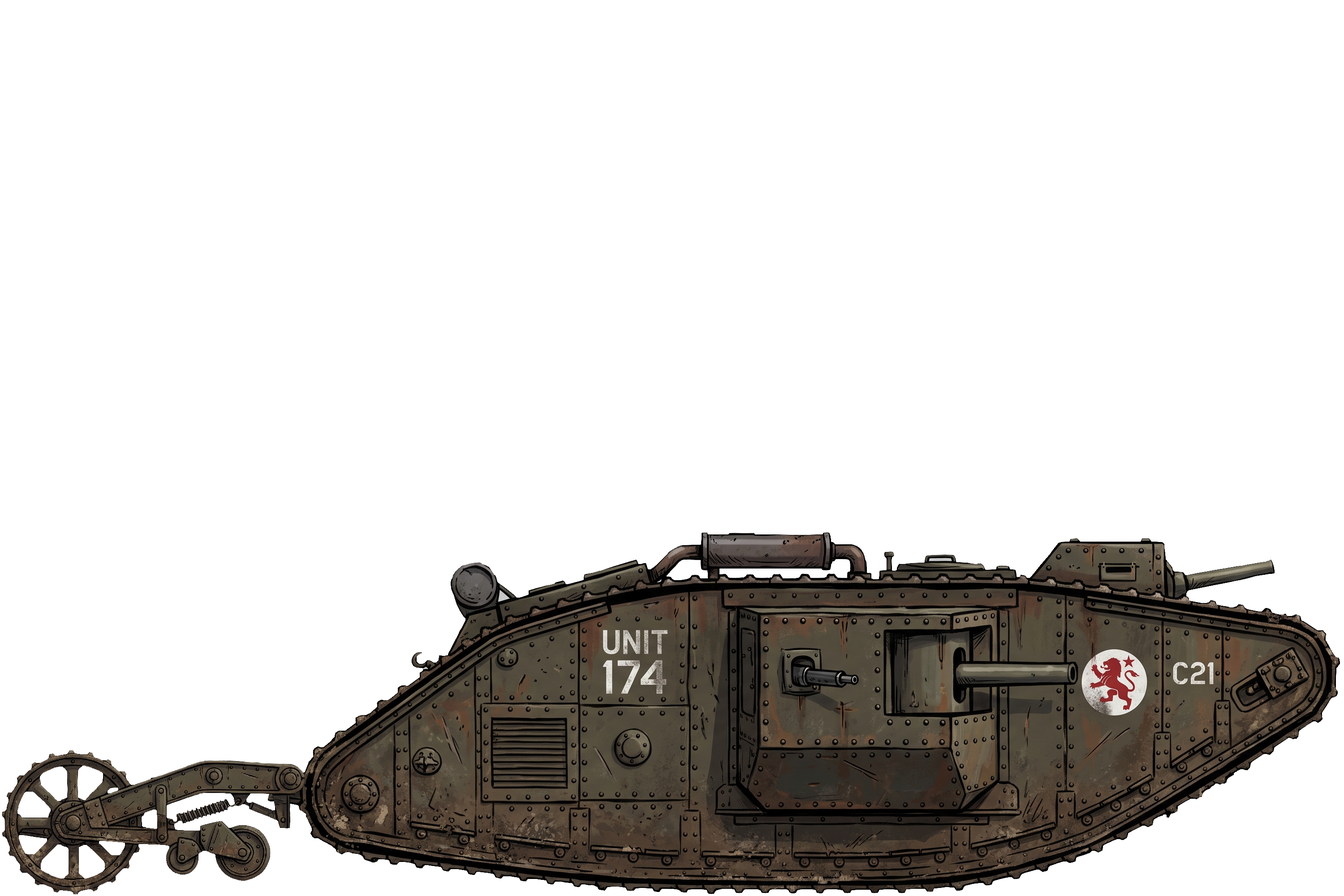
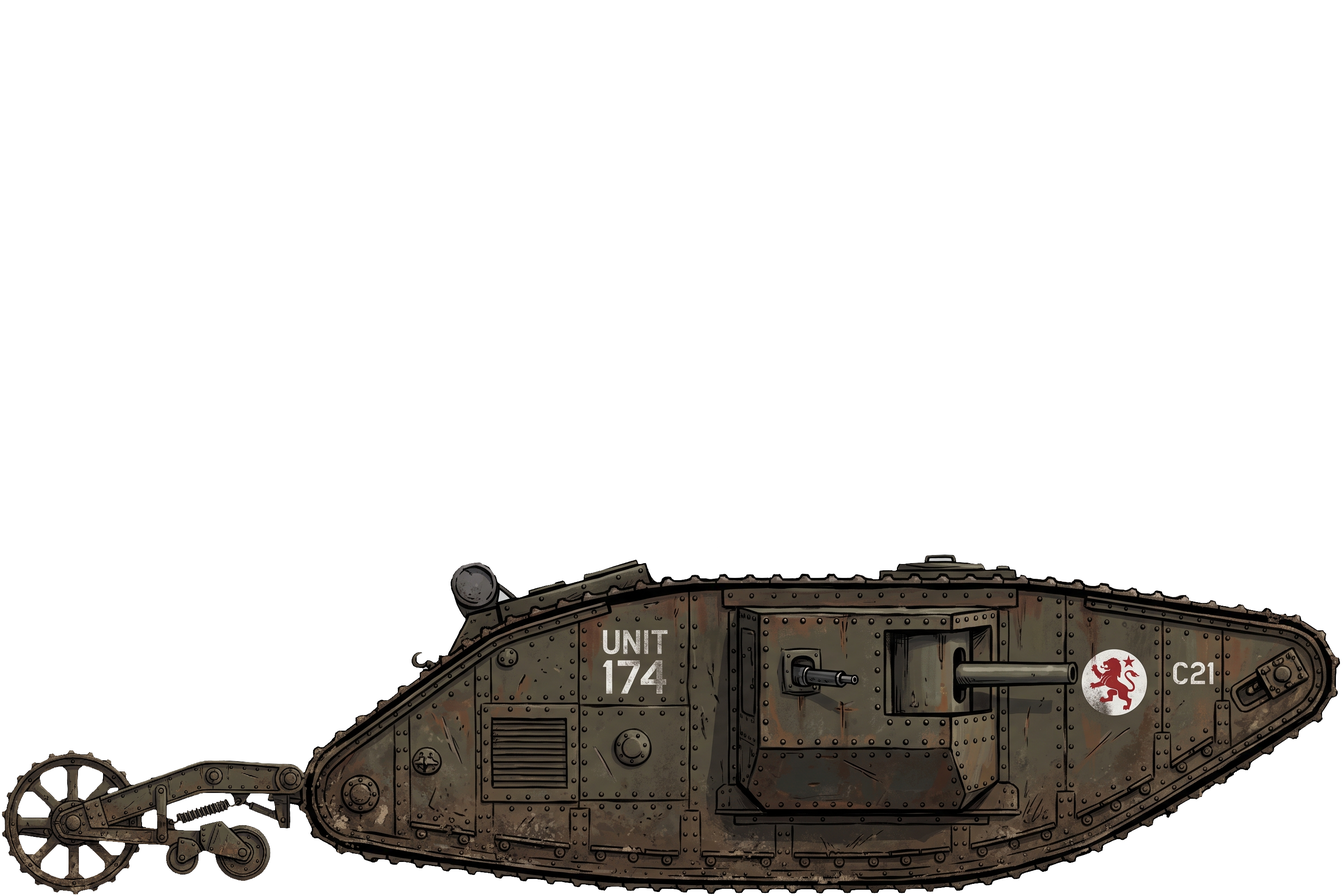
Layer changes from the first 1344x896 image to the second:
painted on "Background" (2nd of 3) over [647,532,1275,597]
